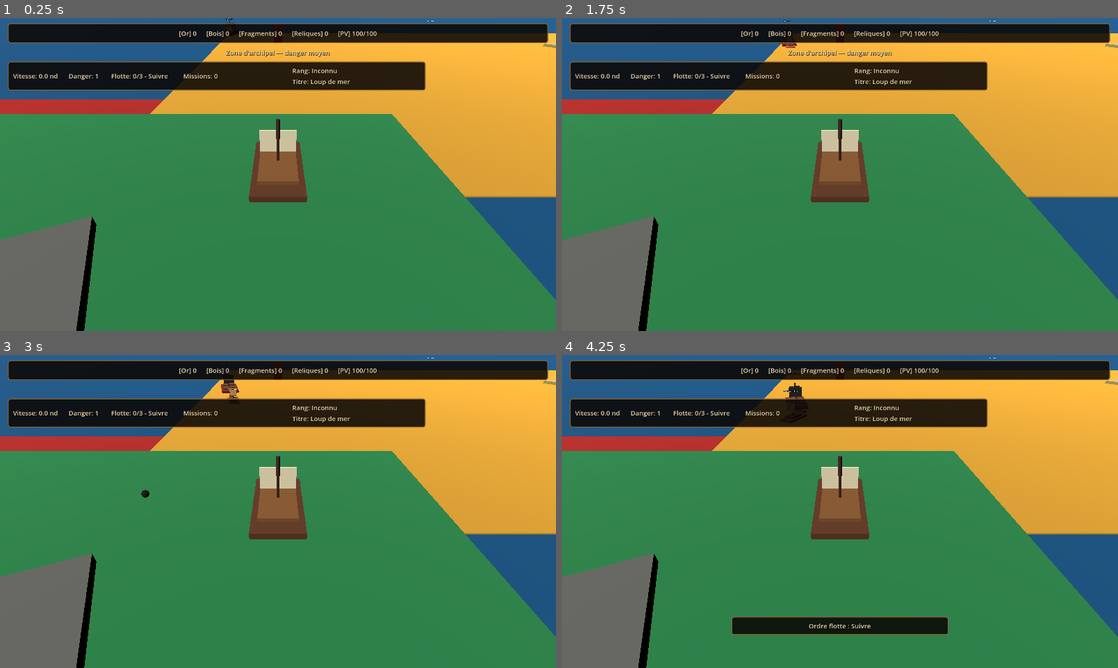
Above: before the commit, frames 1-4 (two rows, left to right).
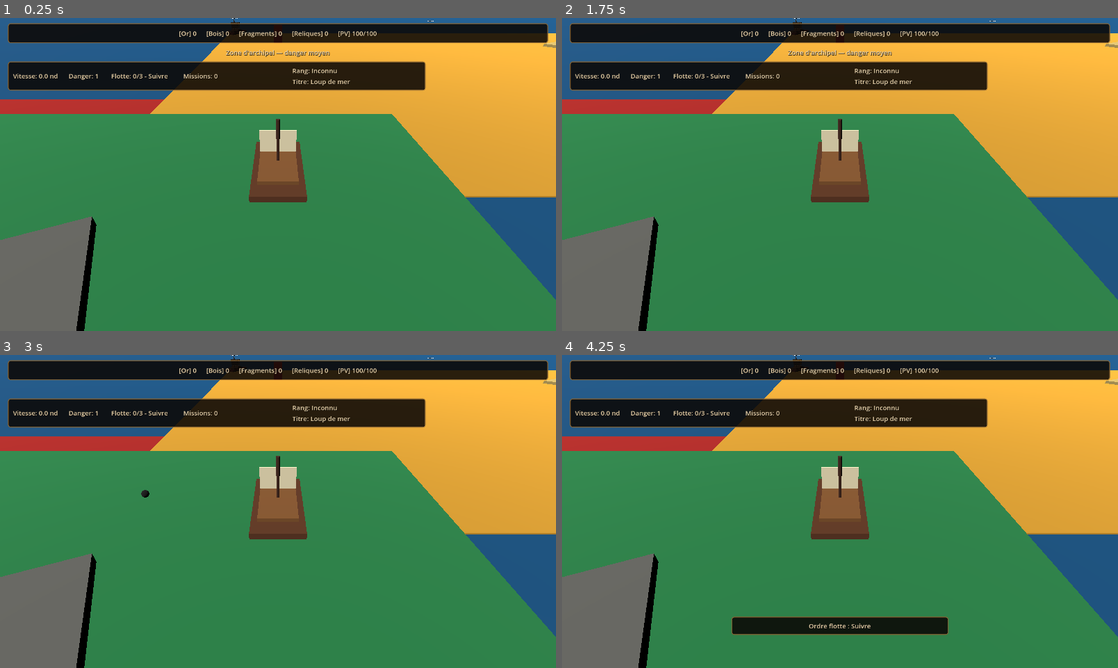
Above: after the commit, the same moments.

Repository: blou132/jeux-pirate
Game: Godot game, scene res://scenes/world/World.tscn
The game is run twice, just before and just after one commit, with the same random seed, the same clock (stepped at 60 frames per second) and the same inputs.
Inputs (mouse positions are in pixels of both pictures, inside the frame that each line leads up to):
- Up to frame 1 (0.25 s): no input
- Up to frame 2 (1.75 s): tap Enter at 0.5 s; move the mouse to (962, 158) at 0.52 s; hold D 0.53-1.25 s; tap R at 0.6 s; click (962, 158) at 0.67 s; tap Space at 1.25 s; drag from (728, 190) to (812, 237) at 1.27 s
- Up to frame 3 (3 s): tap Enter at 2 s; move the mouse to (333, 442) at 2.02 s; hold D 2.03-2.75 s; hold Q 2.03-2.75 s; drag from (250, 574) to (111, 464) at 2.77 s
- Up to frame 4 (4.25 s): move the mouse to (1006, 558) at 3.52 s; hold A from 3.53 s (still down); tap F at 3.6 s

The runs differ from the first frame. In frame 1, less than 0.1% of the frame differs, in the area x 40-44%, y 0-6%; in frame 2, less than 0.1%; in frame 3, 0.2%, in the area x 39-44%, y 0-14%; in frame 4, 0.2%.

Commit message:
feat: add enemy detection radius

Diff:
--- a/scripts/boats/EnemyShip.gd
+++ b/scripts/boats/EnemyShip.gd
@@ -14,6 +14,8 @@
 @export var contact_damage: int = 12
 @export var attack_range: float = 20.0
 @export var attack_cooldown: float = 2.2
+@export var detection_range: float = 32.0
+@export var chase_leash_distance: float = 45.0
 @export var reward_gold: int = 12
 @export var reward_wood: int = 8
 @export var cannon_point_base_half_width: float = 1.35
@@ -47,6 +49,8 @@
 	contact_damage = int(config.get("contact_damage", contact_damage))
 	attack_range = float(config.get("attack_range", attack_range))
 	attack_cooldown = float(config.get("attack_cooldown", attack_cooldown))
+	detection_range = float(config.get("detection_range", detection_range))
+	chase_leash_distance = float(config.get("chase_leash_distance", chase_leash_distance))
 	reward_gold = int(config.get("reward_gold", reward_gold))
 	reward_wood = int(config.get("reward_wood", reward_wood))
 
@@ -177,6 +181,14 @@
 	return attack_cooldown
 
 
+func get_detection_range() -> float:
+	return detection_range
+
+
+func get_chase_leash_distance() -> float:
+	return chase_leash_distance
+
+
 func get_turn_load() -> float:
 	if turn_speed <= 0.0:
 		return 0.0
--- a/scripts/boats/EnemyShipAI.gd
+++ b/scripts/boats/EnemyShipAI.gd
@@ -1,7 +1,7 @@
 extends Node
 
 @export var enemy_cannon_ball_scene: PackedScene = preload("res://scenes/projectiles/EnemyCannonBall.tscn")
-@export var detection_range: float = 55.0
+@export var detection_range: float = 32.0
 @export var stop_distance: float = 7.0
 @export var projectile_speed: float = 13.0
 @export var broadside_fire_alignment_degrees: float = 25.0
@@ -59,9 +59,10 @@
 	offset.y = 0.0
 	var distance_squared: float = offset.length_squared()
 	var attack_range: float = _get_attack_range()
+	var active_detection_range := _get_detection_range()
 	var distance_to_player: float = sqrt(distance_squared)
 
-	if distance_squared > detection_range * detection_range:
+	if distance_squared > active_detection_range * active_detection_range:
 		_clear_broadside_debug_lines()
 		_clear_broadside_side_lock()
 		ship.brake(delta)
@@ -117,9 +118,17 @@
 	return 2.0
 
 
+func _get_detection_range() -> float:
+	if ship.has_method("get_detection_range"):
+		return ship.get_detection_range()
+
+	return detection_range
+
+
 func _get_closest_hostile_target() -> Node3D:
 	var closest_target: Node3D
-	var closest_distance_squared := detection_range * detection_range
+	var active_detection_range := _get_detection_range()
+	var closest_distance_squared := active_detection_range * active_detection_range
 
 	var player := get_tree().get_first_node_in_group("player") as Node3D
 	if _is_valid_hostile_target(player):
@@ -150,7 +159,8 @@
 		return false
 
 	var target_node := target as Node3D
-	return ship.global_position.distance_squared_to(target_node.global_position) <= detection_range * detection_range
+	var active_detection_range := _get_detection_range()
+	return ship.global_position.distance_squared_to(target_node.global_position) <= active_detection_range * active_detection_range
 
 
 func _get_confirmed_broadside_fire_direction(candidate_direction: Vector3) -> Vector3:
--- a/scripts/world/SpawnManager.gd
+++ b/scripts/world/SpawnManager.gd
@@ -171,6 +171,8 @@
 		"contact_damage": 5,
 		"attack_range": 18.0,
 		"attack_cooldown": 1.8,
+		"detection_range": 28.0,
+		"chase_leash_distance": 40.0,
 		"reward_gold": 8,
 		"reward_wood": 5,
 		"visual_scale": 0.74,
@@ -194,6 +196,8 @@
 		"contact_damage": 10,
 		"attack_range": 20.0,
 		"attack_cooldown": 2.2,
+		"detection_range": 32.0,
+		"chase_leash_distance": 45.0,
 		"reward_gold": 16,
 		"reward_wood": 10,
 		"visual_scale": 1.0,
@@ -217,6 +221,8 @@
 		"contact_damage": 18,
 		"attack_range": 22.0,
 		"attack_cooldown": 2.8,
+		"detection_range": 36.0,
+		"chase_leash_distance": 50.0,
 		"reward_gold": 30,
 		"reward_wood": 18,
 		"visual_scale": 1.2,
